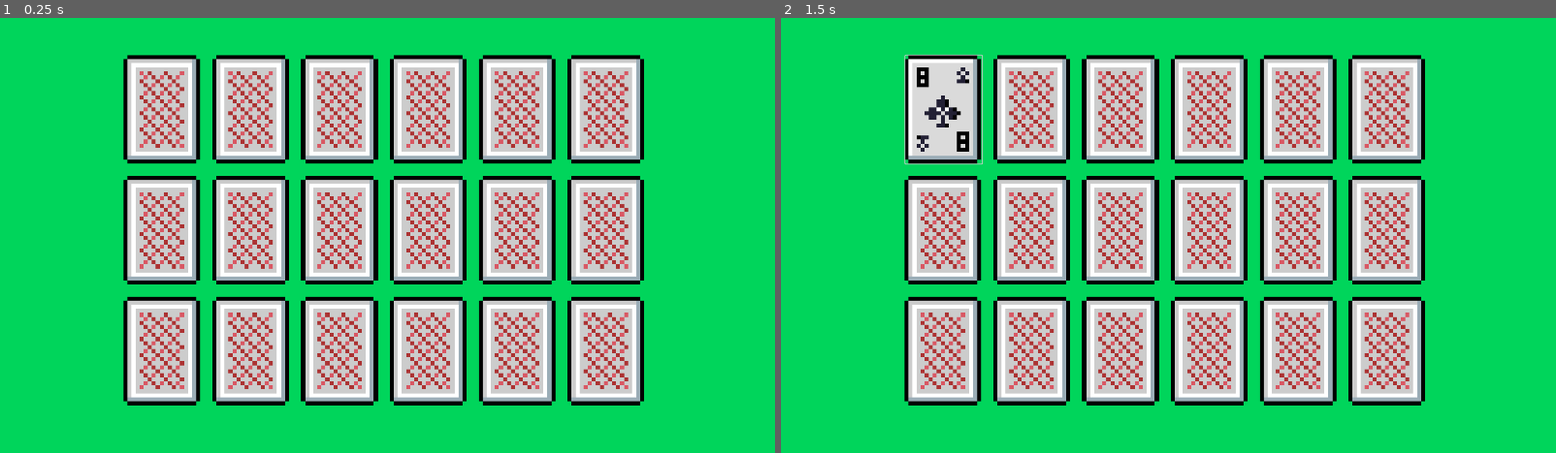
Above: before the commit, frames 1-2 (left to right).
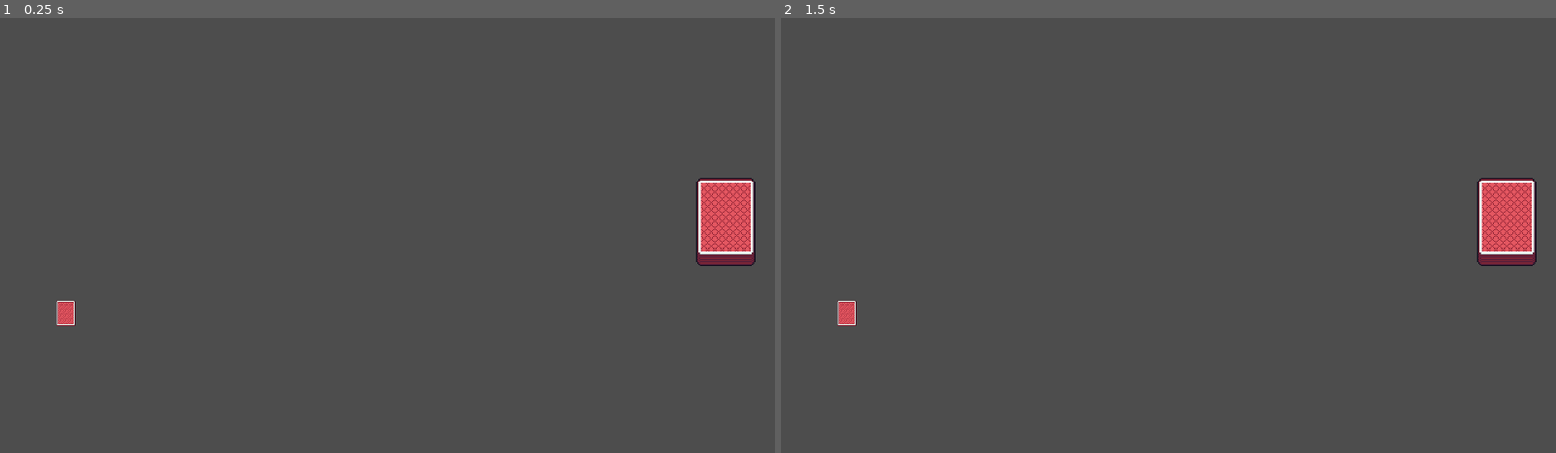
Above: after the commit, the same moments.

Repository: NebulaDev09/coin-quest
Game: Godot game, scene res://scenes/blackjack/blackjack.tscn
Same seed, same stepped clock (60 frames per second), same inputs: the game is played once before the commit and once after it. Before the commit the project starts from res://scenes/coin_pair.tscn.
Inputs (mouse positions are in pixels of both pictures, inside the frame that each line leads up to):
- Up to frame 1 (0.25 s): no input
- Up to frame 2 (1.5 s): click (943, 109) at 0.52 s; click (943, 109) at 1.27 s

The runs differ from the first frame. In frame 1, 100% of the frame differs, in the area x 0-100%, y 0-100%; in frame 2, 100%.

Commit message:
changing pc

Diff:
--- a/project.godot
+++ b/project.godot
@@ -11,7 +11,7 @@
 [application]
 
 config/name="Coin Quest"
-run/main_scene="res://scenes/coin_pair.tscn"
+run/main_scene="uid://r0nd6wonfjva"
 config/features=PackedStringArray("4.4", "Forward Plus")
 config/icon="res://icon.svg"
 
--- /dev/null
+++ b/scenes/blackjack/blackjack.gd
@@ -0,0 +1,14 @@
+extends Control
+
+@onready var playerRegion = $playerRegion
+@onready var dealerRegion = $dealerRegion
+
+var rng = RandomNumberGenerator.new()
+var score = 0
+
+
+func _on_button_pressed() -> void:
+	var x = rng.randi_range(0, 12) * 48
+	var y = rng.randi_range(0, 3) * 64
+	score += x + 1
+	$playerRegion/card.change(Vector2(x, y))
--- /dev/null
+++ b/scenes/blackjack/blackjack.tscn
@@ -0,0 +1,48 @@
+[gd_scene load_steps=4 format=3 uid="uid://r0nd6wonfjva"]
+
+[ext_resource type="Texture2D" uid="uid://dir26urwlv16u" path="res://assets/Poker cards 1.3/Deck of cards ( full cards ).png" id="1_cia5n"]
+[ext_resource type="Script" uid="uid://bfqjw32mqkcmj" path="res://scenes/blackjack/blackjack.gd" id="1_kejta"]
+[ext_resource type="PackedScene" uid="uid://cvya1v8nim24q" path="res://scenes/blackjack/card.tscn" id="3_sus7l"]
+
+[node name="blackjack" type="Control"]
+layout_mode = 3
+anchors_preset = 15
+anchor_right = 1.0
+anchor_bottom = 1.0
+grow_horizontal = 2
+grow_vertical = 2
+script = ExtResource("1_kejta")
+
+[node name="deck" type="Sprite2D" parent="."]
+position = Vector2(1799, 507)
+scale = Vector2(3, 3)
+texture = ExtResource("1_cia5n")
+region_enabled = true
+region_rect = Rect2(47.9826, 71.1372, 49.5827, 72.9079)
+
+[node name="Button" type="Button" parent="deck"]
+offset_left = -25.0
+offset_top = -37.0
+offset_right = 24.0
+offset_bottom = 37.0
+flat = true
+metadata/_edit_use_anchors_ = true
+
+[node name="playerRegion" type="GridContainer" parent="."]
+layout_mode = 0
+offset_left = 163.0
+offset_top = 733.0
+offset_right = 1774.0
+offset_bottom = 1033.0
+
+[node name="card" parent="playerRegion" instance=ExtResource("3_sus7l")]
+layout_mode = 2
+
+[node name="dealerRegion" type="GridContainer" parent="."]
+layout_mode = 0
+offset_left = 159.0
+offset_top = 30.0
+offset_right = 1770.0
+offset_bottom = 330.0
+
+[connection signal="pressed" from="deck/Button" to="." method="_on_button_pressed"]
--- /dev/null
+++ b/scenes/blackjack/card.gd
@@ -0,0 +1,6 @@
+extends Control
+
+@onready var sprite = $Sprite2D
+
+func change(position: Vector2):
+	sprite.region_rect = Rect2(position, Vector2(48, 64))
--- /dev/null
+++ b/scenes/blackjack/card.tscn
@@ -0,0 +1,27 @@
+[gd_scene load_steps=3 format=3 uid="uid://cvya1v8nim24q"]
+
+[ext_resource type="Texture2D" uid="uid://de1xtkednjwtq" path="res://assets/Poker cards 1.3/1.2 Poker cards.png" id="1_bosod"]
+[ext_resource type="Script" uid="uid://cei65yr6gh1d6" path="res://scenes/blackjack/card.gd" id="1_f14bh"]
+
+[node name="card" type="Control"]
+custom_minimum_size = Vector2(48, 64)
+layout_mode = 3
+anchors_preset = 0
+offset_right = 24.0
+offset_bottom = 32.0
+scale = Vector2(3, 3)
+script = ExtResource("1_f14bh")
+
+[node name="Sprite2D" type="Sprite2D" parent="."]
+texture = ExtResource("1_bosod")
+region_enabled = true
+region_rect = Rect2(0, 256, 48, 64)
+
+[node name="Button" type="Button" parent="."]
+layout_mode = 0
+offset_left = -24.0
+offset_top = -32.0
+offset_right = 24.0
+offset_bottom = 32.0
+flat = true
+metadata/_edit_use_anchors_ = true
Not shown, added: assets/CuteCards - asset pack/CuteCards.png.import
Not shown, added: assets/CuteCards - asset pack/CuteCards_outline.png.import
Not shown, added: assets/CuteCards - asset pack/PokerChips.png.import
Not shown, added: assets/CuteCards - asset pack/pixelCards/CuteCardsPixel.png.import
Not shown, added: assets/CuteCards - asset pack/pixelCards/CuteCardsPixel_outline.png.import
Not shown, added: assets/CuteCards - asset pack/pixelCards/PokerChipsPixel.png.import
Not shown, added: assets/Poker cards 1.3/1.2 Poker cards.png.import
Not shown, added: assets/Poker cards 1.3/Deck of cards ( full cards ).png.import
Not shown, added: assets/Poker cards 1.3/fiches addon (Poker Cards).png.import
Not shown, added: assets/Poker cards 1.3/minicards.png.import
Not shown, added: scenes/blackjack/blackjack.gd.uid
Not shown, added: scenes/blackjack/card.gd.uid
(and 3 more such lines)
